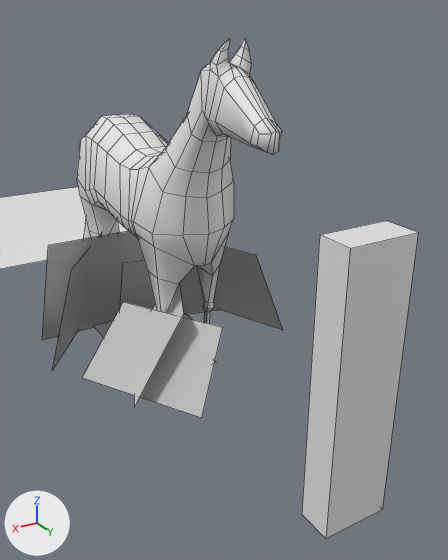
The Blender file _files/models.blend, before and after one commit.
One viewpoint serves both versions: a camera (50 mm lens) standing at (2.379, 5.395, 3.126) and looking at (-0.409, 0.749, 0.802). The axes (+X, +Y, +Z) are drawn at lower left. The lights are the same throughout. Mesh edges are drawn as thin lines.

In view in the first picture: 'Cube', 'Horse', 'mdl_grass', 'mdl_selection'.
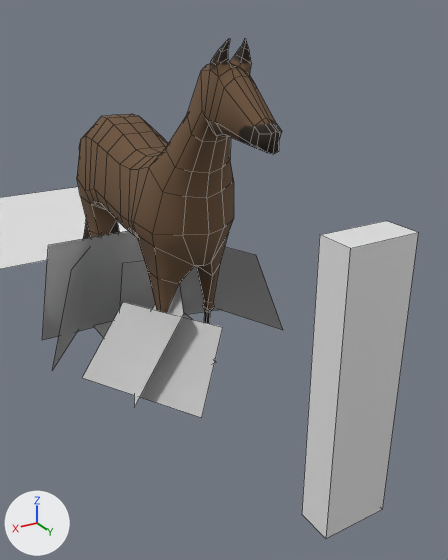
Changed parts and their boxes [x1, y1, x2, y2] in the pictures (448 x 560 px):
'Horse', recoloured (grey to brown)
    both: [77, 38, 282, 324]

The change in detail:
Picture 'tex_horse' (img_tex_horse) is new.
Material 'mat_horse' (mat_mat_horse) is new.
Its texture is img_tex_horse.
Its roughness is 0.918.
me_cube_001 has 270 vertices, 240 faces and spans x -0.01..0.41, y -1.76..2.08, z 0.0..2.97.
me_cube_001 now uses material mat_mat_horse (picture img_tex_horse).
